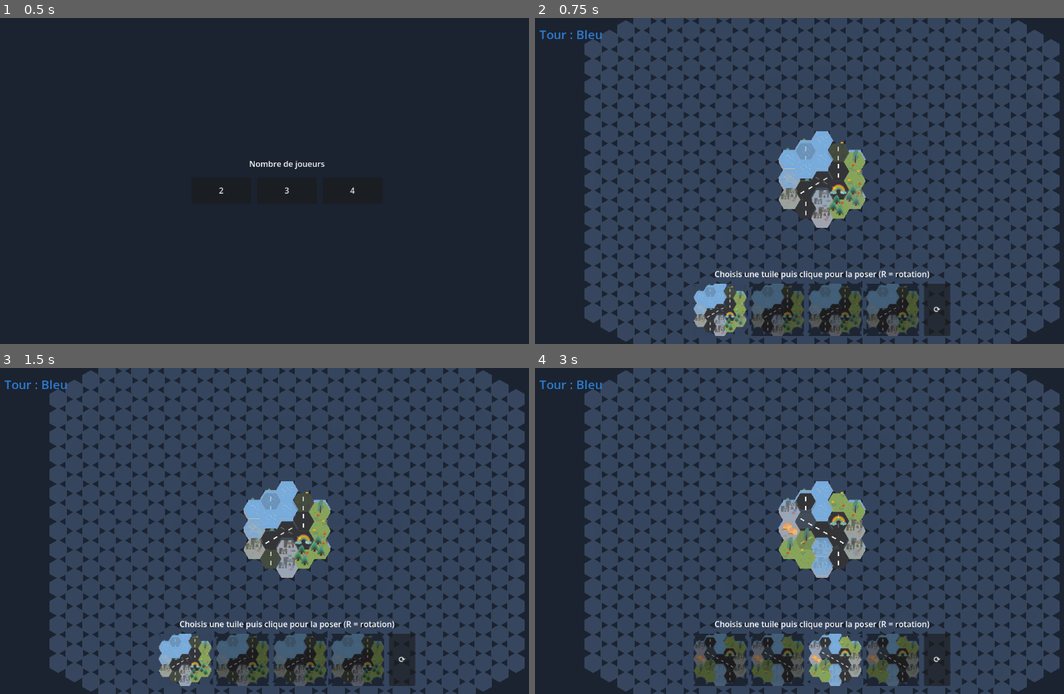
Above: before the commit, frames 1-4 (two rows, left to right).
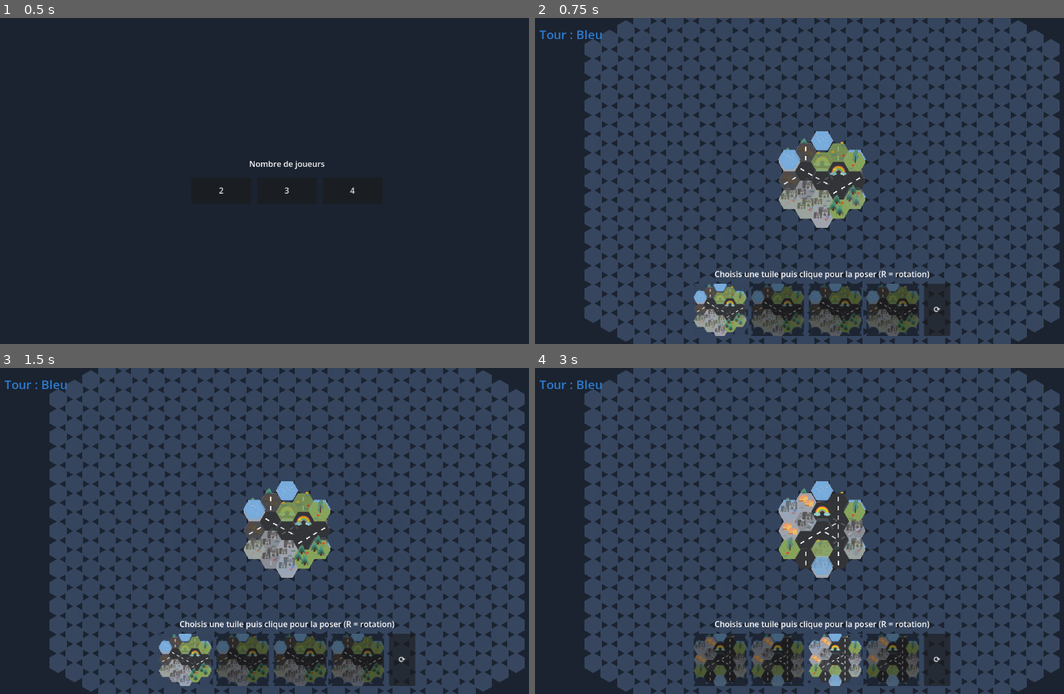
Above: after the commit, the same moments.

Repository: yoann-shopopop/shopopop-express
Game: Godot game, scene res://scenes/main.tscn
The game is run twice, just before and just after one commit, with the same random seed, the same clock (stepped at 60 frames per second) and the same inputs.
Inputs (mouse positions are in pixels of both pictures, inside the frame that each line leads up to):
- Up to frame 1 (0.5 s): no input
- Up to frame 2 (0.75 s): click "2" at 0.5 s
- Up to frame 3 (1.5 s): click (185, 661) at 1.27 s
- Up to frame 4 (3 s): click (778, 661) at 2.02 s; click (836, 661) at 2.77 s

Frame 1 is identical in both runs. In frame 2, 4.1% of the frame differs, in the area x 29-73%, y 37-97%; in frame 3, 3.9%; in frame 4, 3.4%.

Commit message:
fix(blocks): patterns 1 route simple + 5 jonctions en T, eau sur le pourtour
Sur 6 patterns, un seul a une route unique ; les cinq autres ont 3 voies qui
se croisent (T au centre). L'eau est restreinte à l'anneau extérieur pour ne
plus apparaître au milieu d'un bloc.

Co-Authored-By: Claude Opus 4.8 <noreply@anthropic.com>

Diff:
--- a/resources/blocks/patterns/p2.tres
+++ b/resources/blocks/patterns/p2.tres
@@ -7,5 +7,5 @@
 id = &"p2"
 display_name = "Quartier B"
 cells = Array[Vector2i]([Vector2i(-2, 0), Vector2i(-2, 1), Vector2i(-2, 2), Vector2i(-1, -1), Vector2i(-1, 0), Vector2i …(224 unchanged characters)…
-cell_types = Array[int]([1, 1, 1, 1, 1, 0, 0, 3, 3, 0, 2, 2, 0, 0, 4, 2, 3, 2, 2])
-connectors = Array[Vector2i]([Vector2i(1, -2), Vector2i(-1, 2), Vector2i(-1, 2)])
+cell_types = Array[int]([1, 0, 1, 1, 0, 1, 1, 3, 4, 0, 2, 2, 0, 0, 0, 2, 3, 0, 2])
+connectors = Array[Vector2i]([Vector2i(2, -1), Vector2i(-2, 1), Vector2i(1, -2)])
--- a/resources/blocks/patterns/p3.tres
+++ b/resources/blocks/patterns/p3.tres
@@ -7,5 +7,5 @@
 id = &"p3"
 display_name = "Quartier C"
 cells = Array[Vector2i]([Vector2i(-2, 0), Vector2i(-2, 1), Vector2i(-2, 2), Vector2i(-1, -1), Vector2i(-1, 0), Vector2i …(224 unchanged characters)…
-cell_types = Array[int]([3, 3, 3, 0, 0, 3, 3, 2, 2, 0, 1, 1, 2, 4, 0, 0, 2, 1, 1])
-connectors = Array[Vector2i]([Vector2i(-1, -1), Vector2i(1, 1)])
+cell_types = Array[int]([3, 0, 3, 3, 0, 0, 0, 2, 2, 0, 1, 1, 0, 0, 4, 1, 2, 1, 1])
+connectors = Array[Vector2i]([Vector2i(1, -2), Vector2i(-1, 2), Vector2i(-2, 1)])
--- a/resources/blocks/patterns/p4.tres
+++ b/resources/blocks/patterns/p4.tres
@@ -7,5 +7,5 @@
 id = &"p4"
 display_name = "Quartier D"
 cells = Array[Vector2i]([Vector2i(-2, 0), Vector2i(-2, 1), Vector2i(-2, 2), Vector2i(-1, -1), Vector2i(-1, 0), Vector2i …(224 unchanged characters)…
-cell_types = Array[int]([1, 0, 2, 0, 0, 2, 2, 1, 1, 0, 3, 3, 2, 4, 0, 3, 2, 0, 3])
-connectors = Array[Vector2i]([Vector2i(2, -1), Vector2i(-2, 1), Vector2i(-1, -1)])
+cell_types = Array[int]([1, 1, 2, 0, 0, 0, 0, 1, 1, 0, 1, 3, 2, 4, 0, 0, 2, 3, 3])
+connectors = Array[Vector2i]([Vector2i(-1, -1), Vector2i(1, 1), Vector2i(-1, 2)])
--- a/resources/blocks/patterns/p5.tres
+++ b/resources/blocks/patterns/p5.tres
@@ -7,5 +7,5 @@
 id = &"p5"
 display_name = "Quartier E"
 cells = Array[Vector2i]([Vector2i(-2, 0), Vector2i(-2, 1), Vector2i(-2, 2), Vector2i(-1, -1), Vector2i(-1, 0), Vector2i …(224 unchanged characters)…
-cell_types = Array[int]([3, 3, 2, 3, 3, 0, 0, 3, 3, 0, 2, 2, 0, 0, 4, 1, 1, 1, 1])
-connectors = Array[Vector2i]([Vector2i(1, -2), Vector2i(-1, 2)])
+cell_types = Array[int]([3, 0, 2, 0, 0, 2, 2, 3, 1, 0, 2, 2, 1, 4, 0, 1, 1, 0, 1])
+connectors = Array[Vector2i]([Vector2i(2, -1), Vector2i(-2, 1), Vector2i(-1, -1)])
--- a/resources/blocks/patterns/p6.tres
+++ b/resources/blocks/patterns/p6.tres
@@ -7,5 +7,5 @@
 id = &"p6"
 display_name = "Quartier F"
 cells = Array[Vector2i]([Vector2i(-2, 0), Vector2i(-2, 1), Vector2i(-2, 2), Vector2i(-1, -1), Vector2i(-1, 0), Vector2i …(224 unchanged characters)…
-cell_types = Array[int]([2, 2, 1, 0, 0, 1, 1, 3, 3, 0, 3, 3, 1, 4, 0, 0, 1, 2, 2])
-connectors = Array[Vector2i]([Vector2i(-1, -1), Vector2i(1, 1), Vector2i(1, 1)])
+cell_types = Array[int]([2, 2, 1, 2, 2, 0, 0, 3, 4, 0, 1, 3, 0, 0, 0, 0, 1, 2, 2])
+connectors = Array[Vector2i]([Vector2i(1, -2), Vector2i(-1, 2), Vector2i(1, 1)])
--- a/tools/generate_block_resources.gd
+++ b/tools/generate_block_resources.gd
@@ -12,14 +12,15 @@
 const G := CellType.Kind.GREEN
 const U := CellType.Kind.URBAN
 
-# axis = main road between edge-centers [axis] and [axis+3]; branch = optional 3rd edge-center (-1 = none).
+# axis = straight road between edge-centers [axis] and [axis+3]; branch = a 3rd edge-center making a
+# T-junction (3 roads crossing), or -1 for a single straight road. branch must differ from axis/axis+3.
 var _patterns := [
 	{"id": "p1", "name": "Quartier A", "axis": 0, "branch": -1, "regions": [W, W, U, U, G, G]},
-	{"id": "p2", "name": "Quartier B", "axis": 1, "branch": 4, "regions": [U, W, W, G, G, U]},
-	{"id": "p3", "name": "Quartier C", "axis": 2, "branch": -1, "regions": [G, U, U, W, W, G]},
-	{"id": "p4", "name": "Quartier D", "axis": 0, "branch": 2, "regions": [W, U, G, G, U, W]},
-	{"id": "p5", "name": "Quartier E", "axis": 1, "branch": -1, "regions": [G, G, W, W, U, U]},
-	{"id": "p6", "name": "Quartier F", "axis": 2, "branch": 5, "regions": [U, G, W, U, G, W]},
+	{"id": "p2", "name": "Quartier B", "axis": 0, "branch": 1, "regions": [U, W, W, G, G, U]},
+	{"id": "p3", "name": "Quartier C", "axis": 1, "branch": 3, "regions": [G, U, U, W, W, G]},
+	{"id": "p4", "name": "Quartier D", "axis": 2, "branch": 4, "regions": [W, U, G, G, U, W]},
+	{"id": "p5", "name": "Quartier E", "axis": 0, "branch": 2, "regions": [G, G, W, W, U, U]},
+	{"id": "p6", "name": "Quartier F", "axis": 1, "branch": 5, "regions": [U, G, W, U, G, W]},
 ]
 
 
@@ -61,9 +62,16 @@
 		connectors.append(ec[branch])
 
 	# Terrain: road, then one event on a free distance-1 cell, then regions for the rest.
+	# Water is kept to the outer ring so it never appears in the middle of a block.
 	var type_of := {}
 	for cell in cells:
-		type_of[cell] = CellType.Kind.ROUTE if road.has(cell) else regions[_region_of(cell)]
+		if road.has(cell):
+			type_of[cell] = CellType.Kind.ROUTE
+			continue
+		var t: int = regions[_region_of(cell)]
+		if t == CellType.Kind.WATER and HexUtils.distance(CENTER, cell) < RADIUS:
+			t = CellType.Kind.GREEN
+		type_of[cell] = t
 	for d in 6:
 		if not road.has(HexUtils.DIRECTIONS[d]):
 			type_of[HexUtils.DIRECTIONS[d]] = CellType.Kind.EVENT
